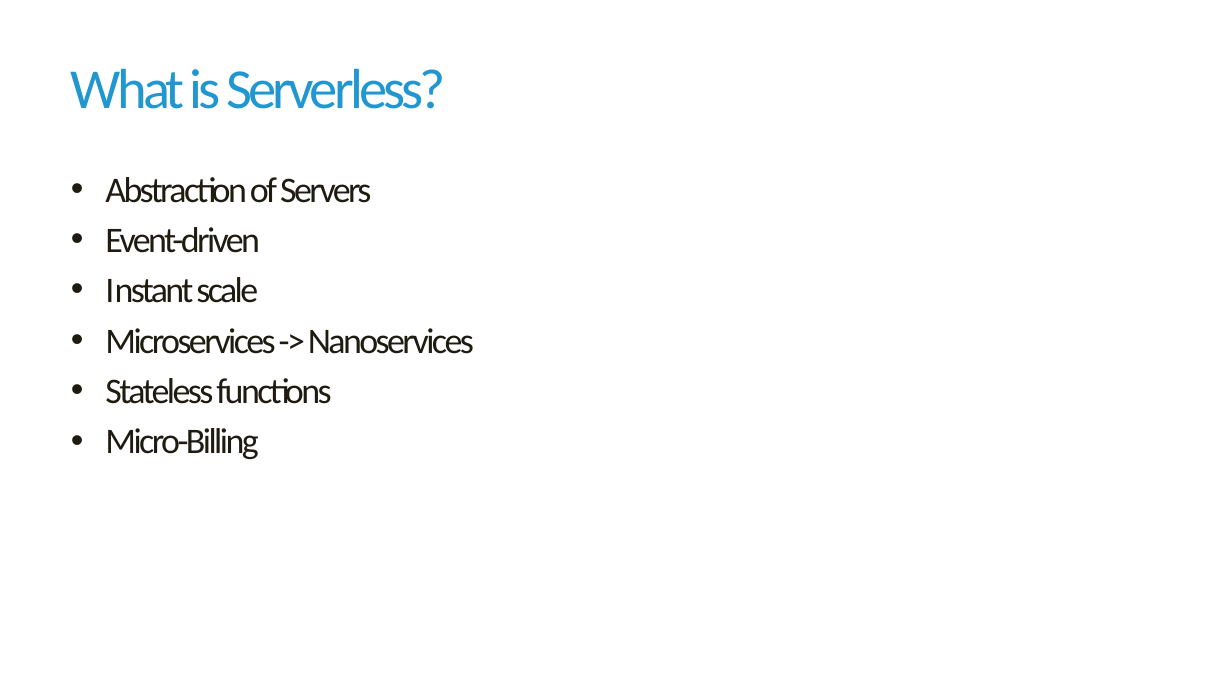
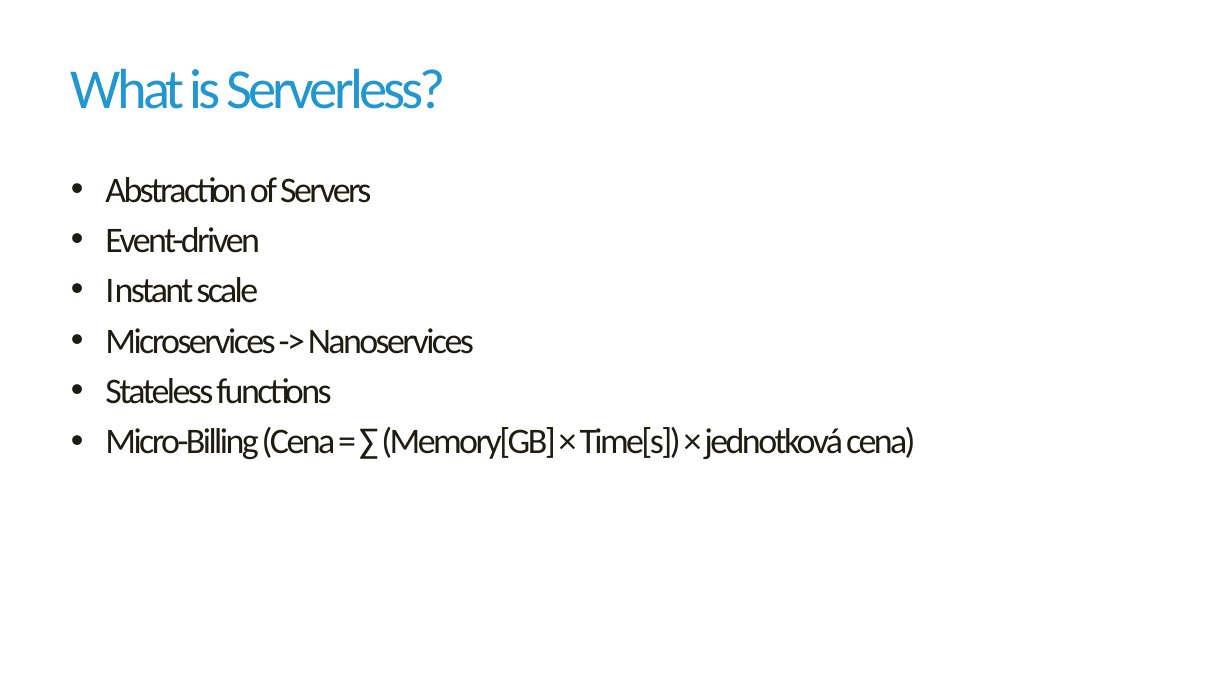
Before and after one commit to havit/CloudApplicationsDevelopment, a slide deck: slide 2 of Lab7-Serverless/Serverless-computing.pptx. Drawn at 1232x693 pixels with LibreOffice and Linux fonts; fonts in the diff are those of the drawing; background and template pictures are left out. Boxes give left, top, right and bottom in pixels: in the first picture for what was removed or moved away, otherwise in the second. Text is boxed around its words. In the diff, an @@ line names an element or a change of style, - is before the commit and + after.

```diff
--- a/Lab7-Serverless/Serverless-computing.pptx
+++ b/Lab7-Serverless/Serverless-computing.pptx
@@ text at [105,427,916,459]: text changed @@
-• Micro-Billing
+• Micro-Billing (Cena = ∑ (Memory[GB] × Time[s]) × jednotková cena)
```
Also in this commit, not shown: 5 other slides changed, 1 other file.
